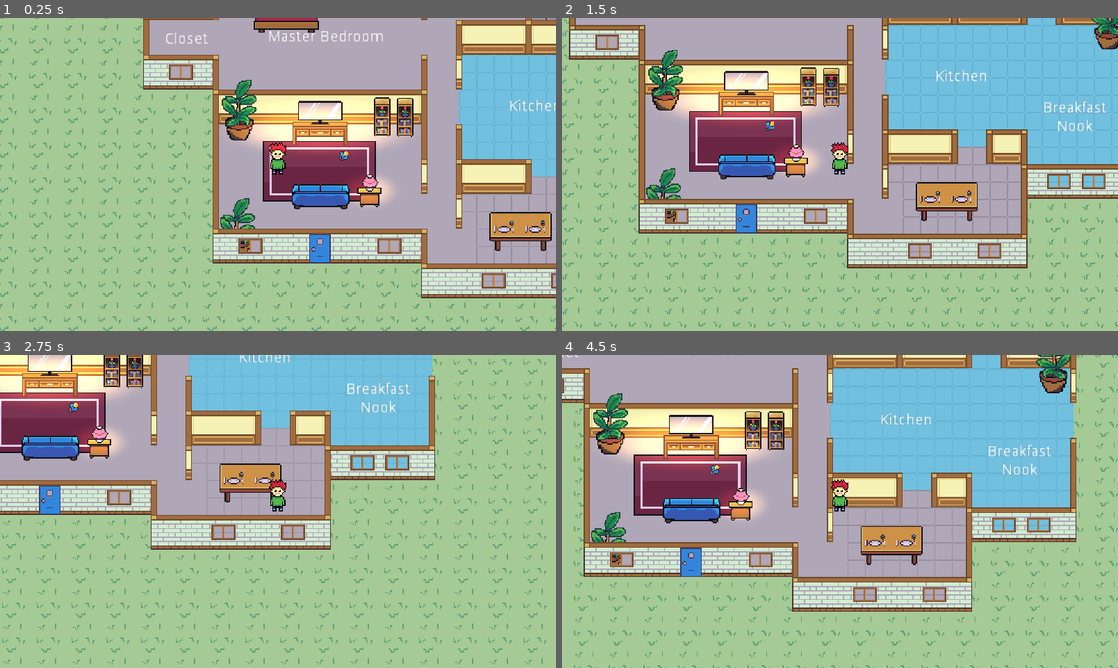
Above: before the commit, frames 1-4 (two rows, left to right).
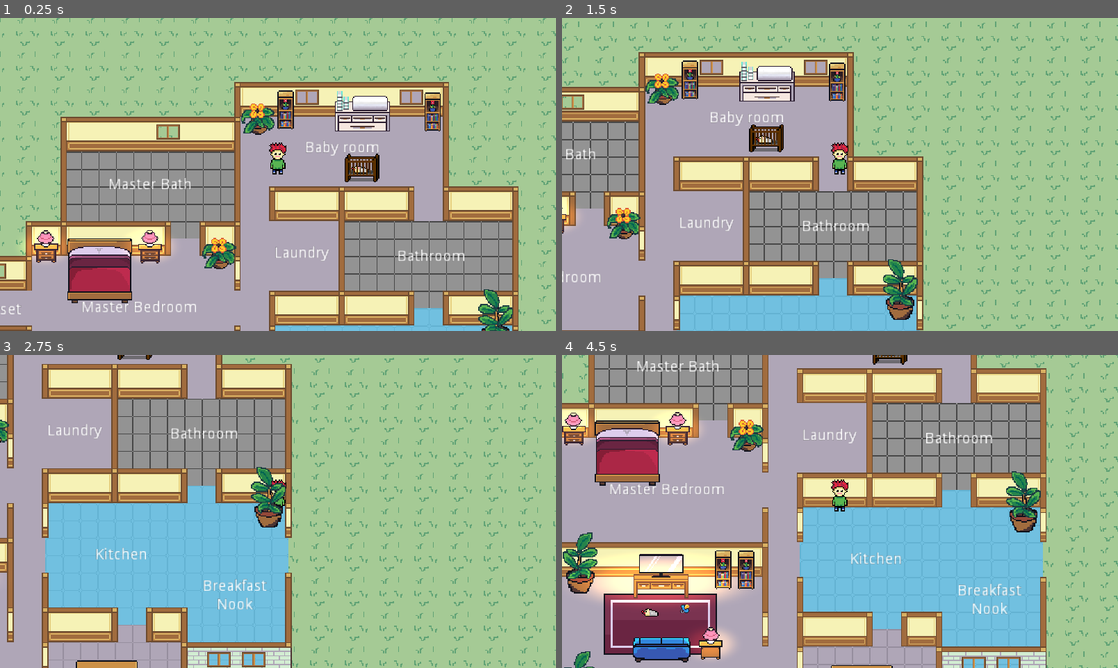
Above: after the commit, the same moments.

Repository: kevinms/godot-wild-jam-24
Game: Godot game, scene res://HouseV2.tscn
Same seed, same stepped clock (60 frames per second), same inputs: the game is played once before the commit and once after it. This scene is started directly instead of the project's main scene.
Inputs:
- Up to frame 1 (0.25 s): no input
- Up to frame 2 (1.5 s): tap Enter at 0.5 s; hold Right (ui_right) 0.53-1.28 s; hold Down (ui_down) from 1.28 s (still down)
- Up to frame 3 (2.75 s): release Down (ui_down) at 2.03 s; hold Right (ui_right) from 2.03 s (still down)
- Up to frame 4 (4.5 s): release Right (ui_right) at 2.78 s; hold Up (ui_up) 2.78-3.53 s; tap Space at 3.5 s; hold Left (ui_left) from 3.53 s (still down)

The runs differ from the first frame. In frame 1, 82% of the frame differs, in the area x 0-100%, y 0-100%; in frame 2, 84%; in frame 3, 66%; in frame 4, 81%.

Commit message:
Added diaper changing station. Colors are not quite right, but oh well. Good enough!

Diff:
--- /dev/null
+++ b/Furniture/DiaperChangingStation.tscn
@@ -0,0 +1,19 @@
+[gd_scene load_steps=3 format=2]
+
+[ext_resource path="res://Furniture/Assets/diaper-changing-station.png" type="Texture" id=1]
+
+[sub_resource type="CapsuleShape2D" id=1]
+radius = 4.25789
+height = 42.6375
+
+[node name="DiaperChangingStation" type="StaticBody2D"]
+
+[node name="diaper-changing-station" type="Sprite" parent="."]
+position = Vector2( 0.561867, -32.3072 )
+texture = ExtResource( 1 )
+
+[node name="CollisionShape2D" type="CollisionShape2D" parent="."]
+visible = false
+position = Vector2( 3.8147e-06, -8.52163 )
+rotation = 1.5708
+shape = SubResource( 1 )
--- a/HouseV2.tscn
+++ b/HouseV2.tscn
@@ -18,6 +18,8 @@
 [ext_resource path="res://Furniture/BedLarge.tscn" type="PackedScene" id=16]
 [ext_resource path="res://Furniture/TableSmallFront.tscn" type="PackedScene" id=17]
 [ext_resource path="res://Furniture/PlantSmall.tscn" type="PackedScene" id=18]
+[ext_resource path="res://Characters/baby.png" type="Texture" id=19]
+[ext_resource path="res://Furniture/DiaperChangingStation.tscn" type="PackedScene" id=20]
 
 [sub_resource type="TileSet" id=1]
 0/name = "floor-tiles-v2.png 0"
@@ -388,7 +390,7 @@
 tile_data = PoolIntArray( -393208, 0, 196610, -393207, 0, 65539, -393206, 0, 65540, -393205, 0, 65539, -393204, 0, 6553 …(1728 unchanged characters)…
 
 [node name="Player" parent="YSort" instance=ExtResource( 4 )]
-position = Vector2( 137.323, 142.161 )
+position = Vector2( 309.266, -106.845 )
 
 [node name="Camera2D" type="Camera2D" parent="YSort/Player"]
 current = true
@@ -397,6 +399,9 @@
 position = Vector2( 176.572, 100.274 )
 scale = Vector2( 3.97974, 1.19865 )
 texture = ExtResource( 5 )
+__meta__ = {
+"_edit_lock_": true
+}
 
 [node name="TV" parent="YSort" instance=ExtResource( 6 )]
 position = Vector2( 176.665, 114.952 )
@@ -436,13 +441,13 @@
 position = Vector2( 233.242, 103.087 )
 
 [node name="bookshelf_flower3" parent="YSort" instance=ExtResource( 13 )]
-position = Vector2( 369.007, -153.554 )
+position = Vector2( 316.225, -152.364 )
 
 [node name="bookshelf_flower4" parent="YSort" instance=ExtResource( 13 )]
-position = Vector2( 400.119, -153.908 )
+position = Vector2( 451.71, -150.535 )
 
 [node name="crib" parent="YSort" instance=ExtResource( 15 )]
-position = Vector2( 434.588, -147.022 )
+position = Vector2( 386.37, -105.948 )
 
 [node name="Node2D" parent="YSort" instance=ExtResource( 16 )]
 position = Vector2( 145.212, 10.8169 )
@@ -451,7 +456,7 @@
 position = Vector2( 255.025, -20.0661 )
 
 [node name="PlantSmall2" parent="YSort" instance=ExtResource( 18 )]
-position = Vector2( 293.752, -143.08 )
+position = Vector2( 290.577, -143.874 )
 
 [node name="TableSmallFront" parent="YSort" instance=ExtResource( 17 )]
 position = Vector2( 191.304, -25.3761 )
@@ -464,6 +469,13 @@
 
 [node name="Lamp2" parent="YSort/TableSmallFront2" instance=ExtResource( 9 )]
 position = Vector2( -0.374573, -14.0466 )
+
+[node name="baby" type="Sprite" parent="YSort"]
+position = Vector2( 165.675, 125.365 )
+texture = ExtResource( 19 )
+
+[node name="DiaperChangingStation" parent="YSort" instance=ExtResource( 20 )]
+position = Vector2( 386.954, -146.024 )
 
 [node name="Label" type="Label" parent="."]
 margin_left = 127.542
Binary file added: Furniture/Assets/diaper-changing-station.png
Not shown, added: Furniture/Assets/diaper-changing-station.png.import
Not shown: 1 places in HouseV2.tscn that only renumber resources
Not shown, added: Furniture/Assets/diaper-changing-station.xcf
